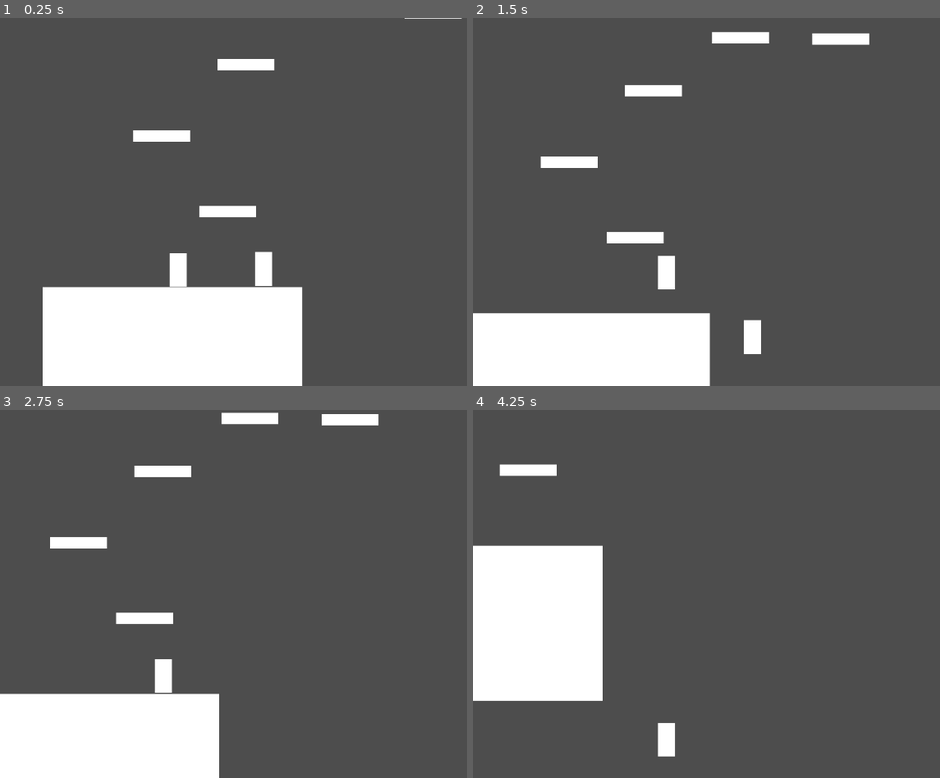
Above: before the commit, frames 1-4 (two rows, left to right).
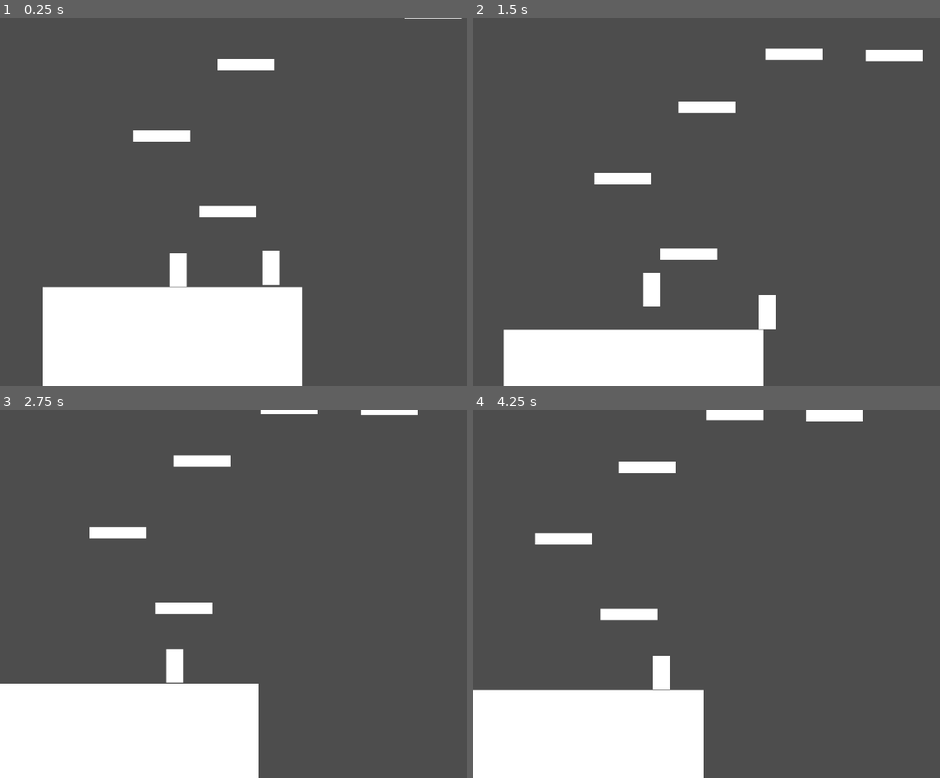
Above: after the commit, the same moments.

Repository: Zac-code/13DT_work
Game: Godot game, scene res://scenes(maps n stuff)/level1.tscn
Same seed, same stepped clock (60 frames per second), same inputs: the game is played once before the commit and once after it. The project has no main scene, so this scene is started directly.
Inputs:
- Up to frame 1 (0.25 s): no input
- Up to frame 2 (1.5 s): tap Enter (ui_accept) at 0.5, 0.6, 0.77, 1.07, 1.35 s; hold Right (ui_right) from 0.53 s (still down)
- Up to frame 3 (2.75 s): tap Enter (ui_accept) at 1.52, 1.82, 2.1 s; release Right (ui_right) at 2.03 s; hold Left (ui_left) from 2.03 s (still down)
- Up to frame 4 (4.25 s): release Left (ui_left) at 2.78 s; hold Right (ui_right) from 2.78 s (still down); tap Enter (ui_accept) at 2.85, 3.02, 3.32, 3.6, 3.77, 4.07 s

The runs differ from the first frame. In frame 1, 0.3% of the frame differs, in the area x 54-60%, y 63-73%; in frame 2, 9.8%; in frame 3, 7.2%; in frame 4, 24%, in the area x 0-84%, y 0-100%.

Commit message:
improvements to the code

Diff:
--- a/13-dtdungeonfighter/assets/evilrobot.tscn
+++ b/13-dtdungeonfighter/assets/evilrobot.tscn
@@ -4,7 +4,8 @@
 
 [sub_resource type="RectangleShape2D" id="RectangleShape2D_gnc05"]
 
-[sub_resource type="RectangleShape2D" id="RectangleShape2D_n7ea3"]
+[sub_resource type="CircleShape2D" id="CircleShape2D_svh2v"]
+radius = 137.23338
 
 [node name="enemy" type="CharacterBody2D" unique_id=1446513223]
 script = ExtResource("1_svh2v")
@@ -19,8 +20,10 @@
 offset_right = 10.0
 offset_bottom = 10.0
 
-[node name="detection radius" type="Area2D" parent="." unique_id=988505827]
+[node name="detectionarea" type="Area2D" parent="." unique_id=831797372]
 
-[node name="CollisionShape2D" type="CollisionShape2D" parent="detection radius" unique_id=866713267]
-scale = Vector2(30, 20)
-shape = SubResource("RectangleShape2D_n7ea3")
+[node name="CollisionShape2D" type="CollisionShape2D" parent="detectionarea" unique_id=1950753618]
+shape = SubResource("CircleShape2D_svh2v")
+
+[connection signal="area_entered" from="detectionarea" to="." method="_on_detection_area_entered"]
+[connection signal="area_exited" from="detectionarea" to="." method="_on_detection_area_exited"]
--- a/13-dtdungeonfighter/assets/portal.tscn
+++ b/13-dtdungeonfighter/assets/portal.tscn
@@ -7,11 +7,11 @@
 
 [node name="ColorRect" type="ColorRect" parent="." unique_id=1576498784]
 offset_left = -99.99999
-offset_top = -399.99997
+offset_top = -122.0
 offset_right = 100.00001
-offset_bottom = 400.00003
+offset_bottom = 106.0
 
 [node name="CollisionShape2D" type="CollisionShape2D" parent="." unique_id=625439317]
 position = Vector2(0, -6.499996)
-scale = Vector2(10, 40)
+scale = Vector2(10, 10)
 shape = SubResource("RectangleShape2D_27iqt")
--- a/13-dtdungeonfighter/scenes(maps n stuff)/level1.tscn
+++ b/13-dtdungeonfighter/scenes(maps n stuff)/level1.tscn
@@ -3,6 +3,7 @@
 [ext_resource type="PackedScene" uid="uid://w1wfk1i5ewye" path="res://assets/player.tscn" id="1_ltvaw"]
 [ext_resource type="PackedScene" uid="uid://dpgepu4jyvc1n" path="res://assets/platform.tscn" id="2_ol74c"]
 [ext_resource type="PackedScene" uid="uid://de5m4npxysw7h" path="res://assets/evilrobot.tscn" id="3_odxj3"]
+[ext_resource type="PackedScene" uid="uid://58uu7hxioyx3" path="res://assets/portal.tscn" id="4_7w4ah"]
 
 [sub_resource type="RectangleShape2D" id="RectangleShape2D_ol74c"]
 size = Vector2(917, 269.5)
@@ -59,3 +60,6 @@
 
 [node name="StaticBody2D12" parent="." unique_id=467686329 instance=ExtResource("2_ol74c")]
 position = Vector2(797, -488)
+
+[node name="StaticBody2D13" parent="." unique_id=915711881 instance=ExtResource("4_7w4ah")]
+position = Vector2(994, -608)
--- a/13-dtdungeonfighter/scripts(pain)/evilrobotscript.gd
+++ b/13-dtdungeonfighter/scripts(pain)/evilrobotscript.gd
@@ -1,25 +1,62 @@
 extends CharacterBody2D
 
+# Movement variables
+var speed = 100.0
+var chase_speed = 200.0
+var acceleration = 300.0
+var friction = 300.0
 
-const SPEED = 300.0
-const JUMP_VELOCITY = -400.0
+# Gravity
+var gravity = 800.0
 
+# Patrol behavior
+var patrol_direction = 1  # 1 for right, -1 for left
+var patrol_distance = 200.0
+var starting_position = Vector2.ZERO
+var is_patrolling = true
 
-func _physics_process(delta: float) -> void:
-	# Add the gravity.
+# Chase behavior
+var player = null
+var is_chasing = false
+
+func _ready():
+	starting_position = global_position
+
+func _physics_process(delta):
+	# Apply gravity
 	if not is_on_floor():
-		velocity += get_gravity() * delta
+		velocity.y += gravity * delta
+	else:
+		velocity.y = 0
 
-	# Handle jump.
-	if Input.is_action_just_pressed("ui_accept") and is_on_floor():
-		velocity.y = JUMP_VELOCITY
+	# Determine movement based on state
+	if is_chasing and player:
+		# Chase the player
+		var direction = sign(player.global_position.x - global_position.x)
+		velocity.x = direction * chase_speed
+	elif is_patrolling:
+		# Patrol movement
+		velocity.x = patrol_direction * speed
 
-	# Get the input direction and handle the movement/deceleration.
-	# As good practice, you should replace UI actions with custom gameplay actions.
-	var direction := Input.get_axis("ui_left", "ui_right")
-	if direction:
-		velocity.x = direction * SPEED
-	else:
-		velocity.x = move_toward(velocity.x, 0, SPEED)
+		# Check if reached patrol boundary
+		if abs(global_position.x - starting_position.x) >= patrol_distance:
+			patrol_direction *= -1  # Change direction
 
+	# Move the enemy
 	move_and_slide()
+
+# Called when player enters detection area (Area2D signal)
+func _on_detection_area_entered(area):
+	if area.name == "Player" or area.is_in_group("player"):
+		player = area.get_parent()  # Get the player CharacterBody2D
+		is_patrolling = false
+		is_chasing = true
+		print("Enemy detected player! Chasing...")
+
+# Called when player leaves detection area
+func _on_detection_area_exited(area):
+	if area.name == "Player" or area.is_in_group("player"):
+		player = null
+		is_patrolling = true
+		is_chasing = false
+		print("Enemy lost sight of player! Resuming patrol...")
--- a/13-dtdungeonfighter/scripts(pain)/playerscripy.gd
+++ b/13-dtdungeonfighter/scripts(pain)/playerscripy.gd
@@ -1,25 +1,48 @@
 extends CharacterBody2D
 
+# Movement variables
+var speed = 200.0
+var acceleration = 500.0
+var friction = 500.0
 
-const SPEED = 300.0
-const JUMP_VELOCITY = -400.0
+# Gravity and jumping
+var gravity = 800.0
+var jump_force = -400.0
+var double_jump_force = -350.0
 
+# Jump state tracking
+var is_jumping = false
+var can_double_jump = false
 
-func _physics_process(delta: float) -> void:
-	# Add the gravity.
+func _physics_process(delta):
+	# Get input
+	var input_vector = Vector2.ZERO
+	input_vector.x = Input.get_axis("ui_left", "ui_right")
+
+	# Apply horizontal movement
+	if input_vector.x != 0:
+		velocity.x = move_toward(velocity.x, input_vector.x * speed, acceleration * delta)
+	else:
+		velocity.x = move_toward(velocity.x, 0, friction * delta)
+
+	# Apply gravity
 	if not is_on_floor():
-		velocity += get_gravity() * delta
+		velocity.y += gravity * delta
+	else:
+		# Reset jump state when touching ground
+		is_jumping = false
+		can_double_jump = true
 
-	# Handle jump.
-	if Input.is_action_just_pressed("ui_accept") and is_on_floor():
-		velocity.y = JUMP_VELOCITY
+	# Handle jumping
+	if Input.is_action_just_pressed("ui_accept"):
+		if is_on_floor():
+			# First jump
+			velocity.y = jump_force
+			is_jumping = true
+		elif can_double_jump:
+			# Double jump
+			velocity.y = double_jump_force
+			can_double_jump = false
 
-	# Get the input direction and handle the movement/deceleration.
-	# As good practice, you should replace UI actions with custom gameplay actions.
-	var direction := Input.get_axis("ui_left", "ui_right")
-	if direction:
-		velocity.x = direction * SPEED
-	else:
-		velocity.x = move_toward(velocity.x, 0, SPEED)
-
+	# Move the character
 	move_and_slide()
